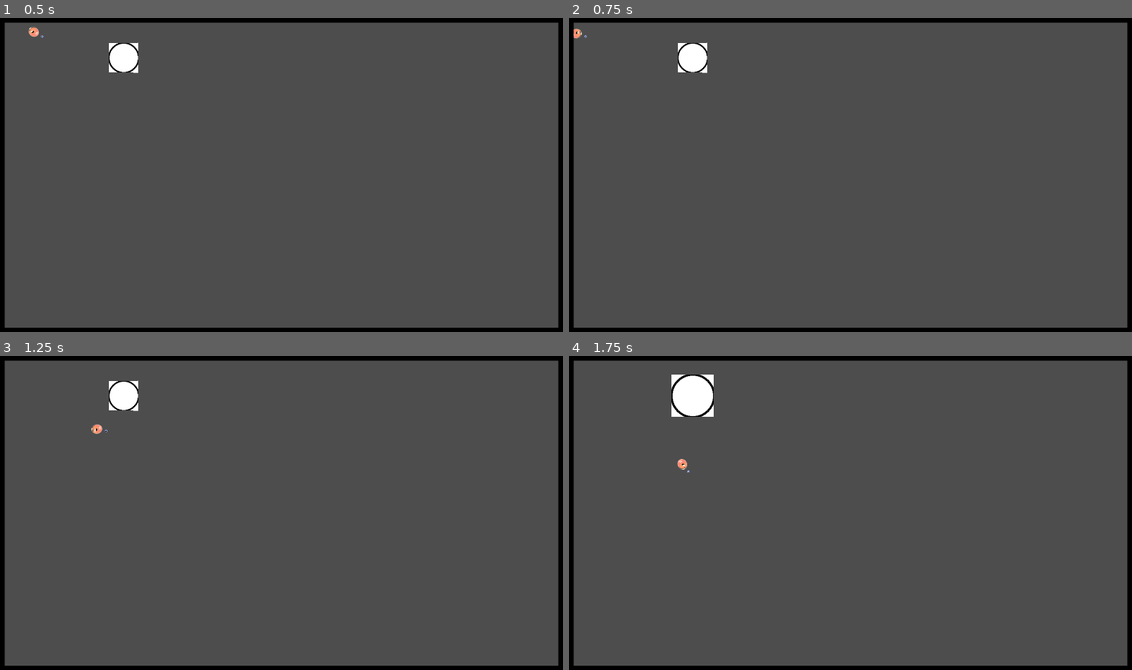
Above: before the commit, frames 1-4 (two rows, left to right).
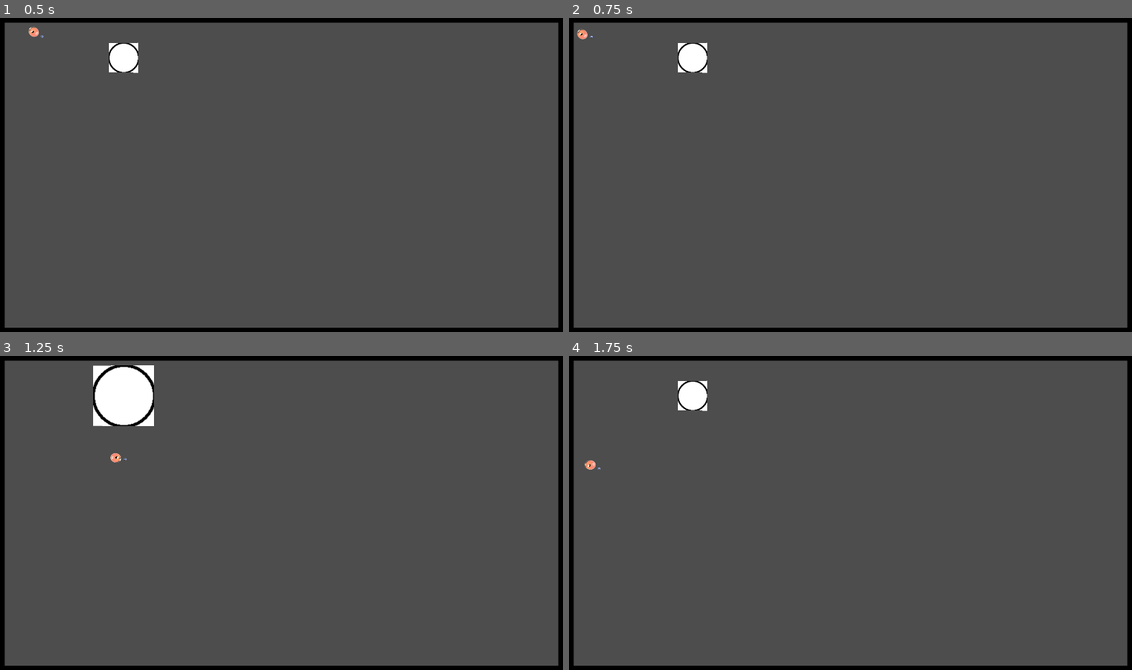
Above: after the commit, the same moments.

Repository: davifarhi/GGJ25-CrashSim-Untitled
Game: Godot game, scene res://scenes/TestPhysique.tscn
The game is run twice, just before and just after one commit, with the same random seed, the same clock (stepped at 60 frames per second) and the same inputs.
Inputs (mouse positions are in pixels of both pictures, inside the frame that each line leads up to):
- Up to frame 1 (0.5 s): no input
- Up to frame 2 (0.75 s): tap Enter at 0.5 s; move the mouse to (974, 159) at 0.52 s; click (974, 159) at 0.6 s
- Up to frame 3 (1.25 s): no input
- Up to frame 4 (1.75 s): move the mouse to (737, 528) at 1.27 s; click (737, 528) at 1.35 s

Frame 1 is identical in both runs. In frame 2, less than 0.1% of the frame differs, in the area x 0-5%, y 3-7%; in frame 3, 1.8%, in the area x 16-28%, y 2-34%; in frame 4, 0.7%.

Commit message:
Remove friction from walls

Diff:
--- a/ggj-crashsim-untilted/assets/TileSet/BaseMapTileMap.tres
+++ b/ggj-crashsim-untilted/assets/TileSet/BaseMapTileMap.tres
@@ -3,6 +3,7 @@
 [ext_resource type="Texture2D" uid="uid://t30p8bvanrpv" path="res://assets/BlackTile.png" id="1_kl6lq"]
 
 [sub_resource type="PhysicsMaterial" id="PhysicsMaterial_3f3l3"]
+friction = 0.0
 bounce = 1.0
 
 [sub_resource type="TileSetAtlasSource" id="TileSetAtlasSource_1aeou"]
--- a/ggj-crashsim-untilted/scenes/Boubou.gd
+++ b/ggj-crashsim-untilted/scenes/Boubou.gd
@@ -14,6 +14,7 @@
 @export var currentInputType = InputType.Mouse
 
 func doInpulse() -> void:
+	linear_velocity = Vector2()
 	apply_central_impulse(- InputDir() * InpulseForce);
 
 # input handling
